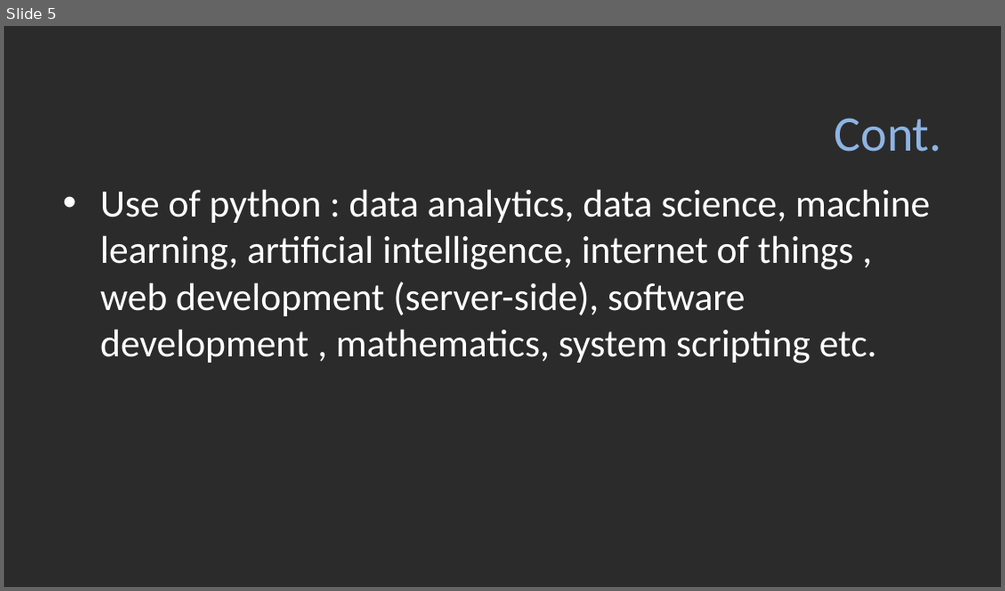
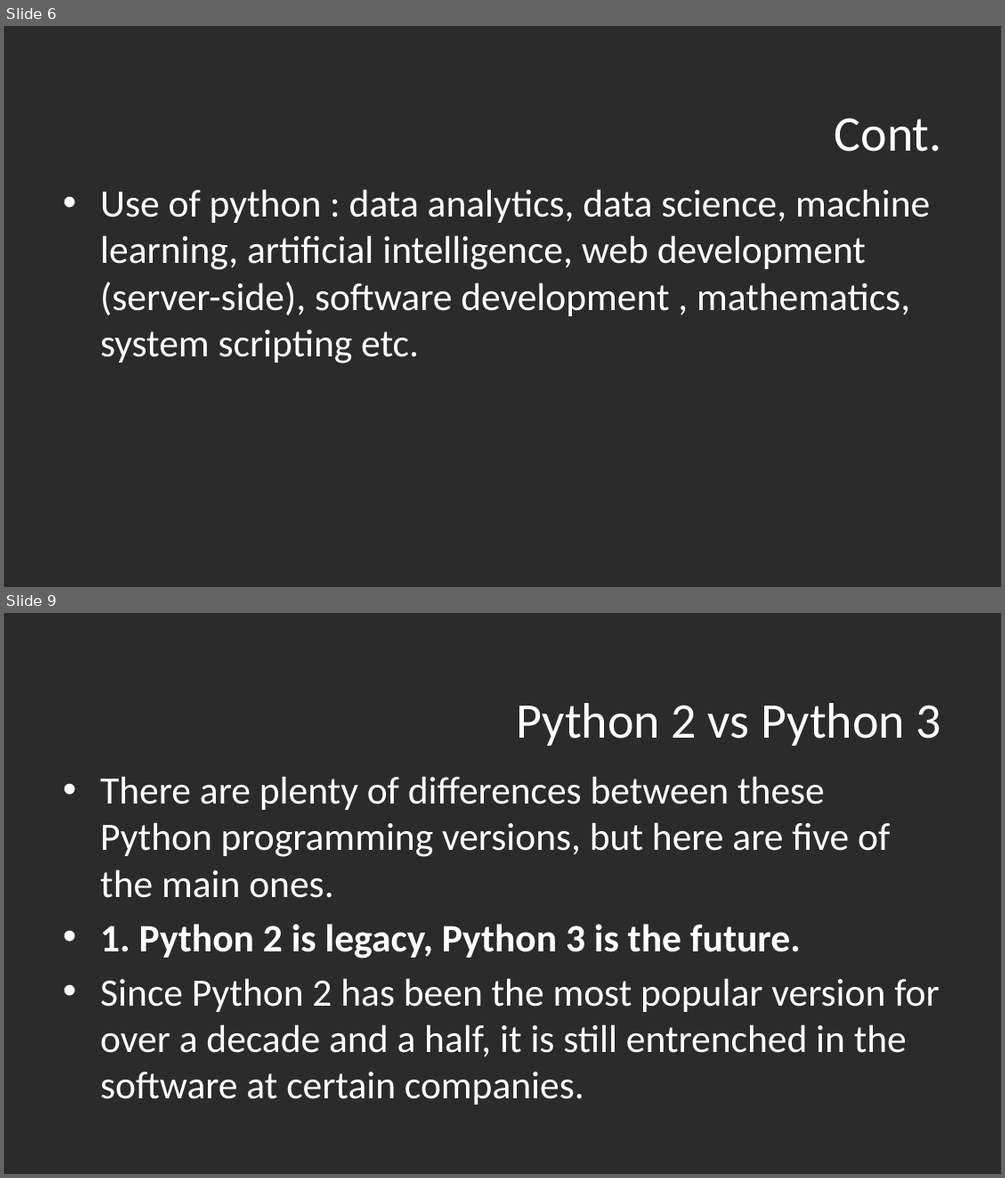
Before and after one commit to zakariahujale/python, a slide deck: unit1part1.pptx. Shown one above the other, each under a label of ours: slide 5 before the commit, slides 6 and 9 after it; the slides between them are not shown. The pictures are 1005x591 and 1005x1178 pixels, drawn with LibreOffice and Linux fonts; fonts in the diff are those of the drawing; background and template pictures are left out; a plain dark background stands for a picture behind light text. Boxes give left, top, right and bottom in pixels: in the first picture for what was removed or moved away, otherwise in the second. Text is boxed around its words. In the diff, an @@ line names an element or a change of style, - is before the commit and + after.

```diff
--- a/unit1part1.pptx
+++ b/unit1part1.pptx
@@ slide 9 added at bbox=[4, 613, 1001, 1174], background picture (left out) @@
@@ title added at bbox=[516, 703, 941, 746], 36 pt, text #FFFFFF @@
+Python 2 vs Python 3
@@ text added at bbox=[100, 776, 938, 1104], 28 pt, text #FFFFFF @@
+• There are plenty of differences between these Python programming versions, but here are five of the main ones.
+• 1. Python 2 is legacy, Python 3 is the future.
+• Since Python 2 has been the most popular version for over a decade and a half, it is still entrenched in the software at certain companies.
@@ what was slide 5 is now slide 6 @@
@@ slide 6 changed as well @@
@@ title "Cont." at bbox=[834, 118, 942, 151]: text colour #8EB4E3 to #FFFFFF @@
@@ text at bbox=[100, 189, 930, 363]: text changed @@
-• Use of python : data analytics, data science, machine learning, artificial intelligence, internet of things , web development (server-side), software development , mathematics, system scripting etc.
+• Use of python : data analytics, data science, machine learning, artificial intelligence, web development (server-side), software development , mathematics, system scripting etc.
```
Also in this commit, not shown: 4 other slides changed, 26 other slides added, 4 slides removed, 24 other files.
